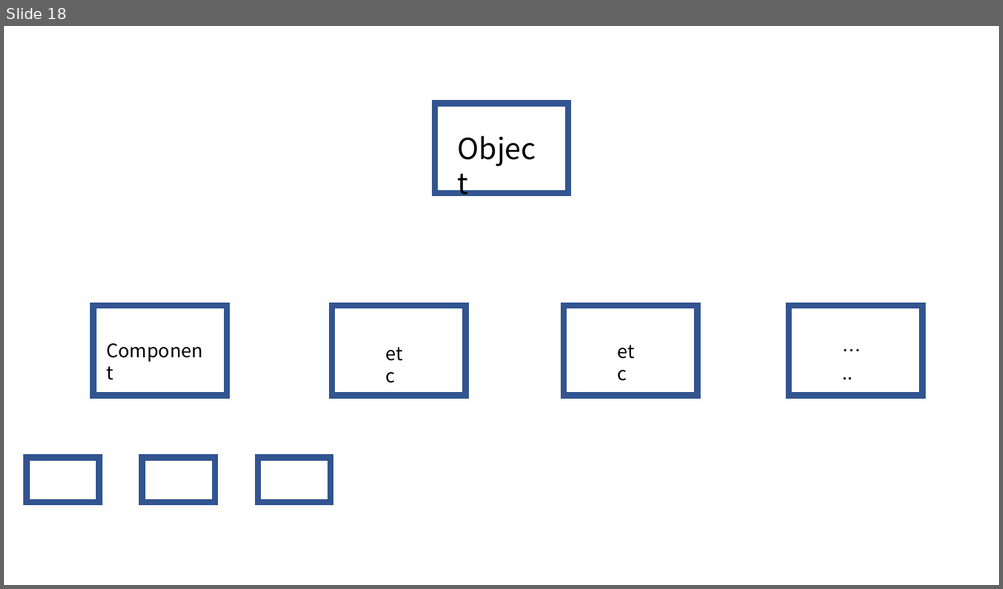
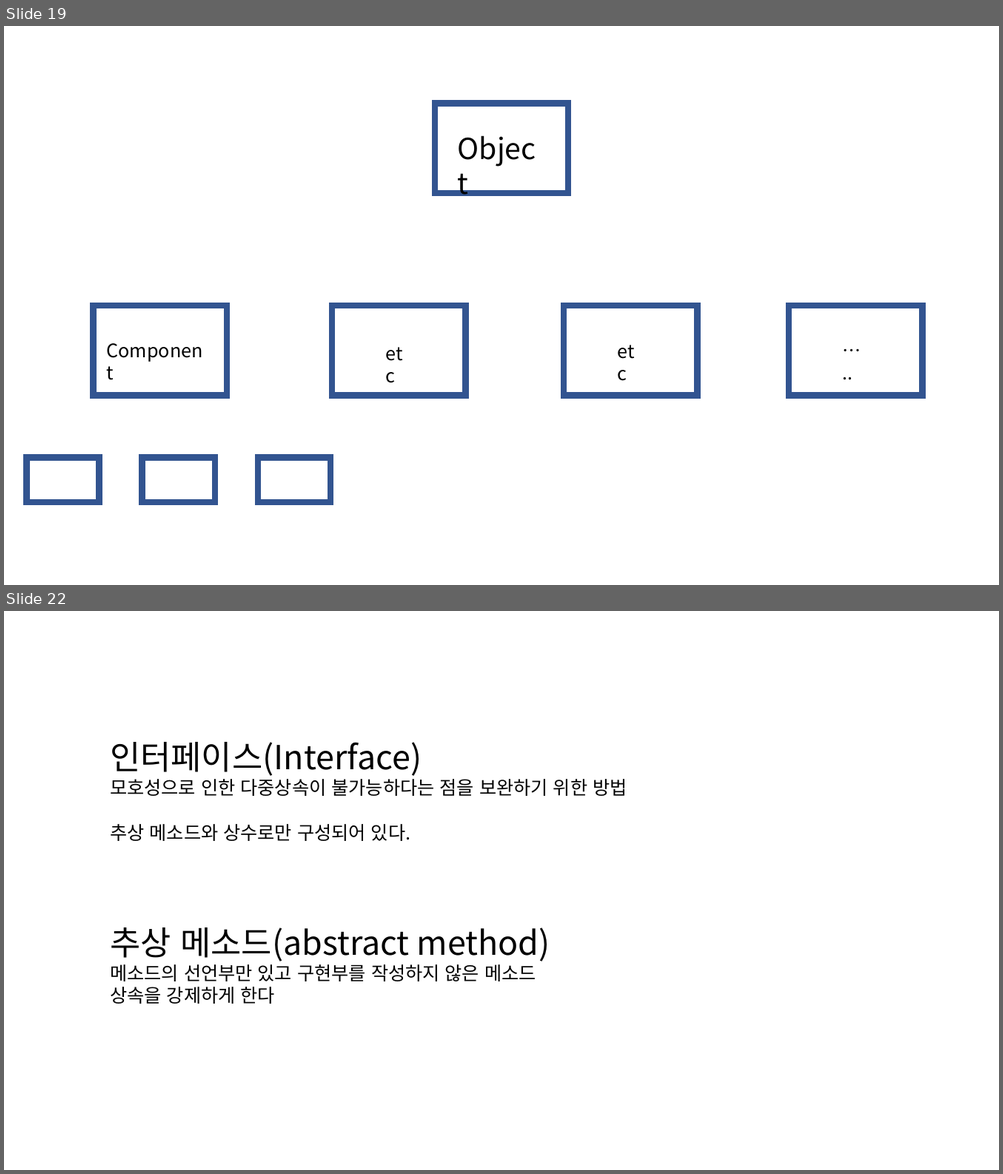
Before and after one commit to shawn-flunge/study, a slide deck: javaTutoring/2nd/2nd material.pptx. Shown one above the other, each under a label of ours: slide 18 before the commit, slides 19 and 22 after it; the slides between them are not shown. The pictures are 1003x589 and 1003x1174 pixels, drawn with LibreOffice and Linux fonts; fonts in the diff are those of the drawing. Boxes give left, top, right and bottom in pixels: in the first picture for what was removed or moved away, otherwise in the second. Text is boxed around its words. In the diff, an @@ line names an element or a change of style, - is before the commit and + after.

```diff
--- a/javaTutoring/2nd/2nd material.pptx
+++ b/javaTutoring/2nd/2nd material.pptx
@@ slide 22 added at box(4, 611, 999, 1170), background #FFFFFF @@
@@ text added at box(110, 742, 626, 841), 18 pt, text #000000 @@
+인터페이스(Interface)
+모호성으로 인한 다중상속이 불가능하다는 점을 보완하기 위한 방법
+추상 메소드와 상수로만 구성되어 있다.
@@ text added at box(110, 928, 550, 1004), 18 pt, text #000000 @@
+추상 메소드(abstract method)
+메소드의 선언부만 있고 구현부를 작성하지 않은 메소드
+상속을 강제하게 한다
@@ what was slide 18 is now slide 19 @@
```
Also in this commit, not shown: 5 other slides added, 3 slides removed.
